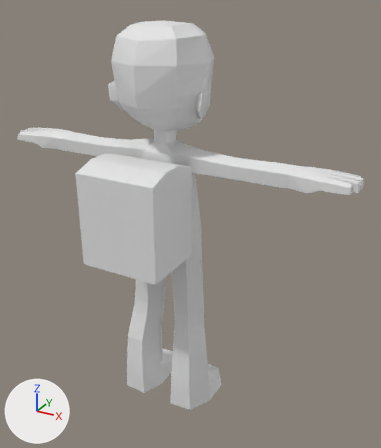
Renders of the Blender file 3D model/SlipOrigin.blend from each side of a commit.
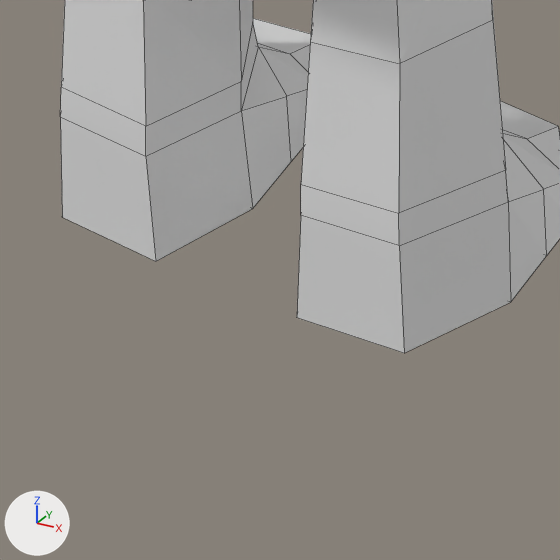
There are two pictures of each version: one whole from a 50 mm camera at (3.89, -6.37, 6.29) aimed at (0.35, 0.08, 3.07), one close up on the part from 30% to 57% of the width and 77% to 100% of the height. Every picture has the same lights, and +X, +Y and +Z are marked at lower left. The close-ups show mesh edges as thin lines.

The first close-up shows 'Slip_basemesh'.
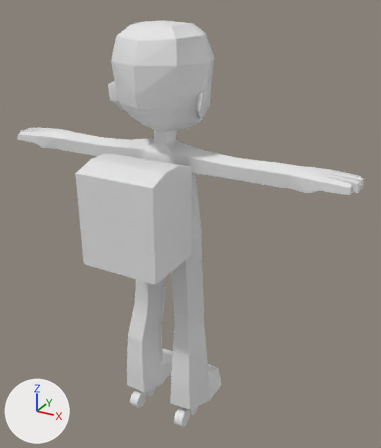
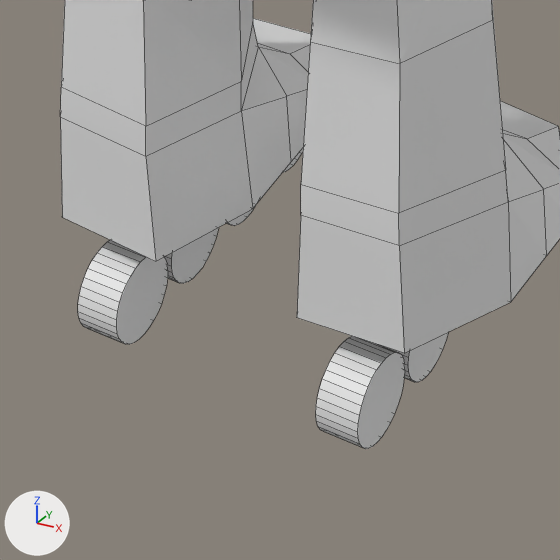
Where the change shows, as pixel boxes (x1, y1, x2, y2) in the close-ups (560 x 560 px):
'Slip_basemesh', reshaped
    before: (60, 0, 560, 353)
    after: (60, 0, 560, 449)
part 1 of me_cube_002, added
    after: (383, 332, 449, 382)
part 2 of me_cube_002, added
    after: (316, 336, 405, 449)
part 3 of me_cube_002, added
    after: (282, 148, 303, 173)
part 4 of me_cube_002, added
    after: (227, 205, 256, 226)
part 5 of me_cube_002, added
    after: (165, 227, 219, 283)
part 6 of me_cube_002, added
    after: (78, 240, 168, 344)

The change, as a diff of the scene's bpy script:
```diff
--- a/3D model/SlipOrigin.blend.py
+++ b/3D model/SlipOrigin.blend.py
@@ me_cube_002 @@
 # used by ob_slip_basemesh; location = (0.0, 0.0, 1.637)
-me_cube_002.from_pydata(...)  # 628 vertices, 675 faces; spans x -2.78..2.78, y -1.32..0.76, z -1.66..4.32
+me_cube_002.from_pydata(...)  # 1140 vertices, 947 faces; spans x -2.78..2.78, y -1.32..0.76, z -2.09..4.32
+# me_cube_002 part 1: a new loose piece of 64 vertices spanning x 0.36..0.51, y -0.21..0.09, z -2.09..-1.8
+# me_cube_002 part 2: a new loose piece of 64 vertices spanning x 0.36..0.51, y -0.53..-0.23, z -2.09..-1.8
+# me_cube_002 part 3: a new loose piece of 64 vertices spanning x -0.53..-0.38, y 0.42..0.72, z -2.08..-1.78
+# me_cube_002 part 4: a new loose piece of 64 vertices spanning x -0.53..-0.38, y 0.11..0.41, z -2.08..-1.78
+# me_cube_002 part 5: a new loose piece of 64 vertices spanning x -0.53..-0.38, y -0.21..0.09, z -2.08..-1.78
+# me_cube_002 part 6: a new loose piece of 64 vertices spanning x -0.53..-0.38, y -0.53..-0.23, z -2.08..-1.78
 me_cube_002.materials.append(mat_light_gray)
```
